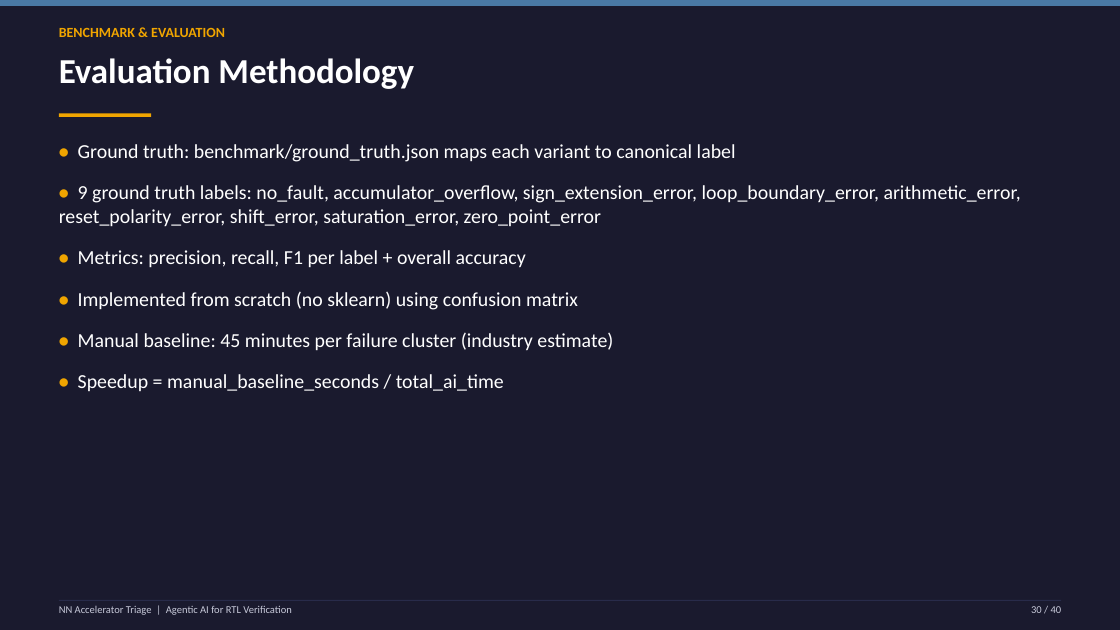
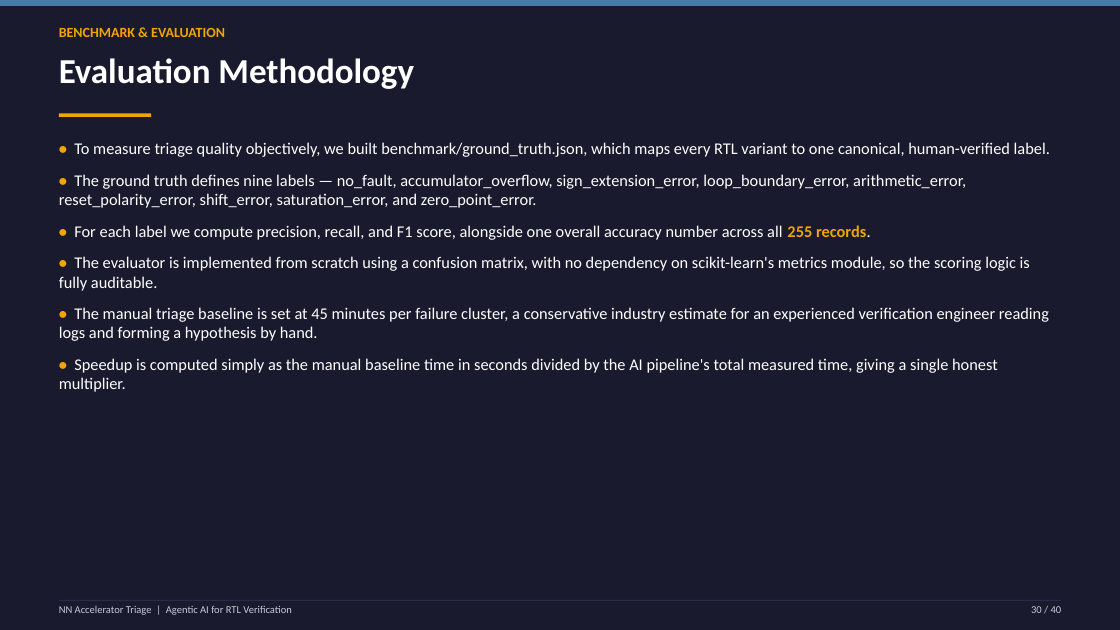
Before and after one commit to Sumedh350/nn-accel-triage, a slide deck: slide 30 of reports/nn_accel_triage_presentation.pptx. Drawn at 1120x630 pixels with LibreOffice and Linux fonts; fonts in the diff are those of the drawing. Boxes give left, top, right and bottom in pixels: in the first picture for what was removed or moved away, otherwise in the second. Text is boxed around its words. In the diff, an @@ line names an element or a change of style, - is before the commit and + after.

```diff
--- a/reports/nn_accel_triage_presentation.pptx
+++ b/reports/nn_accel_triage_presentation.pptx
@@ text at box(59, 142, 1050, 392): text changed; size 17 to 14 pt @@
-• Ground truth: benchmark/ground_truth.json maps each variant to canonical label
-• 9 ground truth labels: no_fault, accumulator_overflow, sign_extension_error, loop_boundary_error, arithmetic_error, reset_polarity_error, shift_error, saturation_error, zero_point_error
-• Metrics: precision, recall, F1 per label + overall accuracy
-• Implemented from scratch (no sklearn) using confusion matrix
-• Manual baseline: 45 minutes per failure cluster (industry estimate)
-• Speedup = manual_baseline_seconds / total_ai_time
+• To measure triage quality objectively, we built benchmark/ground_truth.json, which maps every RTL variant to one canonical, human-verified label.
+• The ground truth defines nine labels — no_fault, accumulator_overflow, sign_extension_error, loop_boundary_error, arithmetic_error, reset_polarity_error, shift_error, saturation_error, and zero_point_error.
+• For each label we compute precision, recall, and F1 score, alongside one overall accuracy number across all 255 records.
+• The evaluator is implemented from scratch using a confusion matrix, with no dependency on scikit-learn's metrics module, so the scoring logic is fully auditable.
+• The manual triage baseline is set at 45 minutes per failure cluster, a conservative industry estimate for an experienced verification engineer reading logs and forming a hypothesis by hand.
+• Speedup is computed simply as the manual baseline time in seconds divided by the AI pipeline's total measured time, giving a single honest multiplier.
```
Also in this commit, not shown: 36 other slides changed.
